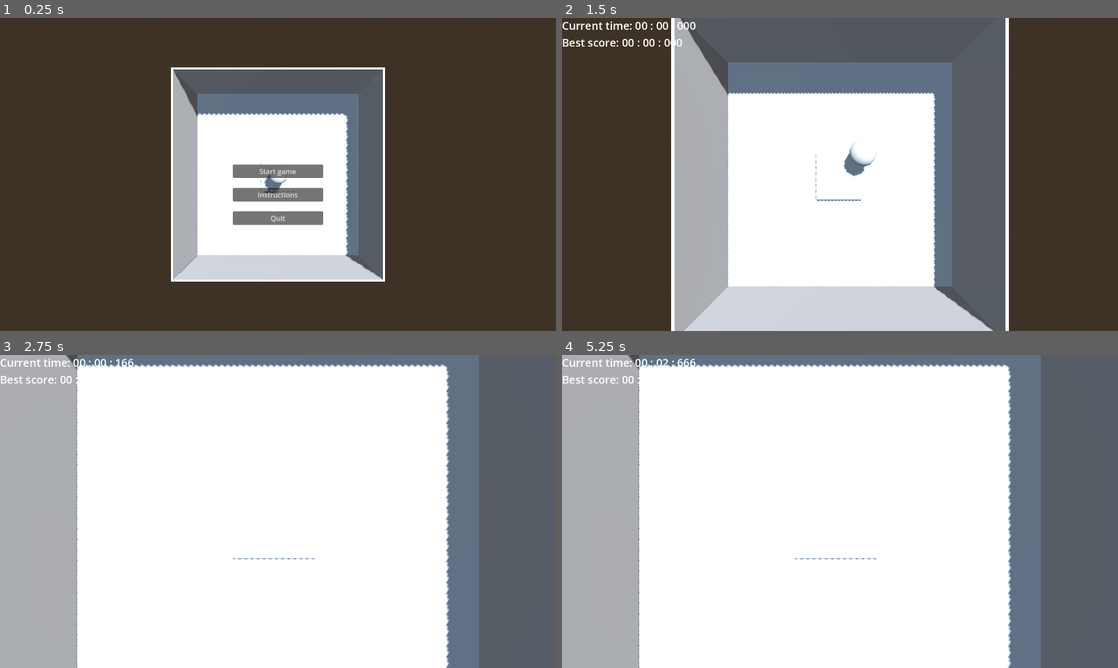
Above: before the commit, frames 1-4 (two rows, left to right).
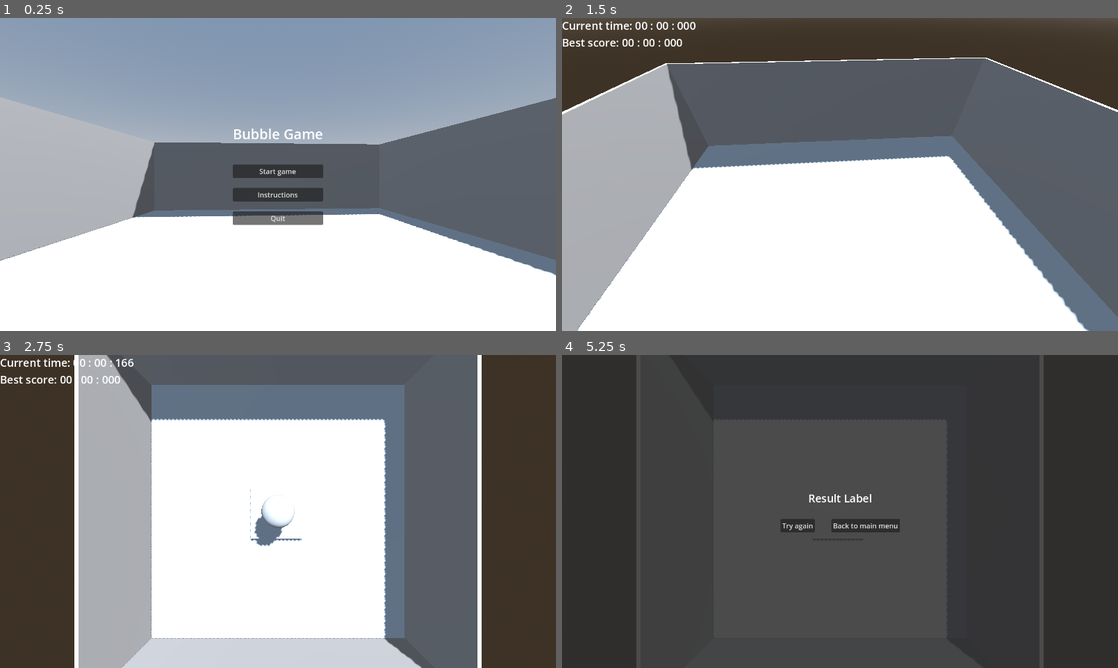
Above: after the commit, the same moments.

Repository: warriormaster12/Fsj2025
Game: Godot game, scene res://levels/actual_level.tscn
Same seed, same stepped clock (60 frames per second), same inputs: the game is played once before the commit and once after it. This scene is started directly instead of the project's main scene.
Inputs:
- Up to frame 1 (0.25 s): no input
- Up to frame 2 (1.5 s): click "Start game" at 0.5 s; tap S (move_d) at 1.35 s
- Up to frame 3 (2.75 s): tap A (move_l) at 2.1 s
- Up to frame 4 (5.25 s): tap one key every 0.75 s from 2.85 s: D (move_r) W (move_u) S (move_d) A (move_l)

The runs differ from the first frame. In frame 1, 94% of the frame differs, in the area x 0-100%, y 0-100%; in frame 2, 72%; in frame 3, 71%; in frame 4, 100%.
Error after the commit: Invalid call. Nonexistent function 'restart' in base 'Node3D (PlayerContainer)'. (res://scripts/game.gd:64)

Commit message:
Add barely functional restart

Diff:
--- a/levels/actual_level.tscn
+++ b/levels/actual_level.tscn
@@ -1,8 +1,10 @@
-[gd_scene load_steps=9 format=3 uid="uid://eidyg2m2qpb0"]
+[gd_scene load_steps=11 format=3 uid="uid://eidyg2m2qpb0"]
 
 [ext_resource type="Script" path="res://scripts/main_menu.gd" id="1_onbhf"]
 [ext_resource type="Script" path="res://scripts/level_manager.gd" id="1_s7dc4"]
 [ext_resource type="Script" path="res://scripts/game.gd" id="2_fq0ei"]
+[ext_resource type="Script" path="res://scripts/fail_container_ui.gd" id="3_3d8vx"]
+[ext_resource type="Script" path="res://scripts/player_container.gd" id="3_o60vw"]
 [ext_resource type="PackedScene" uid="uid://cwdwree8x8l0" path="res://prefabs/player/player.tscn" id="4_qfimj"]
 [ext_resource type="PackedScene" uid="uid://4tsjjid1fa65" path="res://prefabs/bubble/bubble.tscn" id="5_eyr0g"]
 
@@ -49,9 +51,23 @@
 
 [node name="CameraPosition" type="Marker3D" parent="Game/Node3D"]
 unique_name_in_owner = true
-transform = Transform3D(1, 0, 0, 0, -4.37114e-08, 1, 0, -1, -4.37114e-08, 0, 5.09212, 0)
-
-[node name="HUD" type="Control" parent="Game"]
+transform = Transform3D(1, 0, 0, 0, -4.37114e-08, 1, 0, -1, -4.37114e-08, 0, 8, 0)
+
+[node name="PlayerContainer" type="Node3D" parent="Game/Node3D"]
+unique_name_in_owner = true
+process_mode = 4
+script = ExtResource("3_o60vw")
+
+[node name="Player" parent="Game/Node3D/PlayerContainer" instance=ExtResource("4_qfimj")]
+unique_name_in_owner = true
+transform = Transform3D(1, 0, 0, 0, 1, 0, 0, 0, 1, 0, 0.5, 0)
+axis_lock_linear_y = true
+motion_mode = 0
+
+[node name="Bubble" parent="Game/Node3D/PlayerContainer" instance=ExtResource("5_eyr0g")]
+transform = Transform3D(1, 0, 0, 0, 1, 0, 0, 0, 1, 0, 1.94923, 0)
+
+[node name="HUD" type="Control" parent="."]
 unique_name_in_owner = true
 layout_mode = 3
 anchors_preset = 15
@@ -60,22 +76,80 @@
 grow_horizontal = 2
 grow_vertical = 2
 
-[node name="VBoxContainer" type="VBoxContainer" parent="Game/HUD"]
+[node name="Container" type="VBoxContainer" parent="HUD"]
 layout_mode = 1
 offset_right = 40.0
 offset_bottom = 40.0
 
-[node name="TimerLabel" type="Label" parent="Game/HUD/VBoxContainer"]
+[node name="TimerLabel" type="Label" parent="HUD/Container"]
 unique_name_in_owner = true
 layout_mode = 2
 theme_override_font_sizes/font_size = 25
 text = "Current Time: 00"
 
-[node name="BestTimeLabel" type="Label" parent="Game/HUD/VBoxContainer"]
+[node name="BestTimeLabel" type="Label" parent="HUD/Container"]
 unique_name_in_owner = true
 layout_mode = 2
 theme_override_font_sizes/font_size = 25
 text = "Best Time: 00"
+
+[node name="FailContainer" type="Control" parent="."]
+unique_name_in_owner = true
+layout_mode = 3
+anchors_preset = 15
+anchor_right = 1.0
+anchor_bottom = 1.0
+grow_horizontal = 2
+grow_vertical = 2
+script = ExtResource("3_3d8vx")
+
+[node name="ColorRect" type="ColorRect" parent="FailContainer"]
+layout_mode = 1
+anchors_preset = 15
+anchor_right = 1.0
+anchor_bottom = 1.0
+grow_horizontal = 2
+grow_vertical = 2
+color = Color(0.180392, 0.180392, 0.180392, 0.862745)
+
+[node name="Container" type="VBoxContainer" parent="FailContainer"]
+layout_mode = 1
+anchors_preset = 8
+anchor_left = 0.5
+anchor_top = 0.5
+anchor_right = 0.5
+anchor_bottom = 0.5
+offset_left = -137.5
+offset_top = -48.0
+offset_right = 137.5
+offset_bottom = 48.0
+grow_horizontal = 2
+grow_vertical = 2
+
+[node name="ResultLabel" type="Label" parent="FailContainer/Container"]
+layout_mode = 2
+theme_override_font_sizes/font_size = 25
+text = "Result Label"
+horizontal_alignment = 1
+
+[node name="Spacer" type="Control" parent="FailContainer/Container"]
+custom_minimum_size = Vector2(0, 22.52)
+layout_mode = 2
+
+[node name="HBoxContainer" type="HBoxContainer" parent="FailContainer/Container"]
+layout_mode = 2
+
+[node name="RestartButton" type="Button" parent="FailContainer/Container/HBoxContainer"]
+layout_mode = 2
+text = "Try again"
+
+[node name="Spacer" type="Control" parent="FailContainer/Container/HBoxContainer"]
+custom_minimum_size = Vector2(30, 0)
+layout_mode = 2
+
+[node name="MainMenuButton" type="Button" parent="FailContainer/Container/HBoxContainer"]
+layout_mode = 2
+text = "Back to main menu"
 
 [node name="MainMenu" type="Node" parent="."]
 script = ExtResource("1_onbhf")
@@ -139,12 +213,3 @@
 unique_name_in_owner = true
 layout_mode = 2
 text = "Quit"
-
-[node name="Player" parent="." instance=ExtResource("4_qfimj")]
-unique_name_in_owner = true
-transform = Transform3D(1, 0, 0, 0, 1, 0, 0, 0, 1, 0, 0.5, 0)
-axis_lock_linear_y = true
-motion_mode = 0
-
-[node name="Bubble" parent="." instance=ExtResource("5_eyr0g")]
-transform = Transform3D(1, 0, 0, 0, 1, 0, 0, 0, 1, 0, 1.94923, 0)
--- a/prefabs/player/player.tscn
+++ b/prefabs/player/player.tscn
@@ -17,9 +17,5 @@
 
 [node name="AnimatedSprite3D" type="AnimatedSprite3D" parent="."]
 
-[node name="Camera3D" type="Camera3D" parent="."]
-transform = Transform3D(1, 0, 0, 0, -4.37114e-08, 1, 0, -1, -4.37114e-08, 0, 11.9992, 0)
-current = true
-
 [node name="MeshInstance3D" type="MeshInstance3D" parent="."]
 mesh = SubResource("PlaneMesh_rcoeq")
--- a/project.godot
+++ b/project.godot
@@ -25,6 +25,7 @@
 window/size/viewport_height=1080
 window/size/window_width_override=1280
 window/size/window_height_override=720
+window/dpi/allow_hidpi=false
 
 [dotnet]
 
--- a/scripts/bubble.gd
+++ b/scripts/bubble.gd
@@ -13,8 +13,8 @@
 		direction = 0.75 * direction + 0.25 * Vector3(randf_range(-1, 1), 0, randf_range(-1, 1))
 		velocity = -get_gravity() * 0.5 + 4 * direction
 
+	move_and_slide()
+
 	if position.y < 1 || is_on_wall():
 		bubble_destroy.emit()
 		queue_free()
-
-	move_and_slide()
--- /dev/null
+++ b/scripts/fail_container_ui.gd
@@ -0,0 +1,18 @@
+extends Control
+
+@onready var restart_button: Button = $Container/HBoxContainer/RestartButton
+@onready var main_menu_button: Button = $Container/HBoxContainer/MainMenuButton
+
+@onready var game: Game = get_owner().game
+
+# Called when the node enters the scene tree for the first time.
+func _ready() -> void:
+	restart_button.pressed.connect(_restart_pressed)
+	main_menu_button.pressed.connect(_main_menu_pressed)
+
+
+func _restart_pressed() -> void:
+	game.restart()
+
+func _main_menu_pressed() -> void:
+	pass
--- a/scripts/game.gd
+++ b/scripts/game.gd
@@ -7,10 +7,13 @@
 var best_score: String = "00 : 00 : 000"
 
 @onready var hud: Control = %HUD
+@onready var fail_container: Control = %FailContainer
 @onready var timer_label: Label = %TimerLabel
 @onready var best_time_label: Label = %BestTimeLabel
 
 @onready var camera_marker: Marker3D = %CameraPosition
+
+@onready var player_container: PlayerContainer = %PlayerContainer
 
 @onready var level_manager: LevelManager = get_owner()
 
@@ -24,6 +27,10 @@
 		start()
 	else:
 		hud.visible = false
+		player_container.process_mode = Node.PROCESS_MODE_DISABLED
+		player_container.visible = false
+
+	fail_container.visible = false
 
 # Called every frame. 'delta' is the elapsed time since the previous frame.
 func _process(delta: float) -> void:
@@ -38,9 +45,26 @@
 
 	await move_camera()
 	timer_on = true
+	player_container.process_mode = Node.PROCESS_MODE_INHERIT
+	player_container.visible = true
+
+func restart() -> void:
+	timer = 0.0
+	timer_label.text = "Current time: 00 : 00 : 000"
+	timer_on = true
+	hud.visible = true
+	fail_container.visible = false
+	player_container.visible = true
+	player_container.process_mode = Node.PROCESS_MODE_INHERIT
 
 func end() -> void:
 	timer_on = false
+	hud.visible = false
+	fail_container.visible = true
+	player_container.restart()
+	player_container.visible = false
+	player_container.process_mode = Node.PROCESS_MODE_DISABLED
+
 
 func move_camera() -> void:
 	camera.reparent(world)
@@ -62,4 +86,5 @@
 	var minutes: float = fmod(timer, 60 * 60) / 60
 
 	var text: String = "Current time: %02d : %02d : %03d" % [minutes, seconds, mills]
+	best_score = "Best time: %02d : %02d : %03d" % [minutes, seconds, mills]
 	timer_label.text = text
--- /dev/null
+++ b/scripts/player_container.gd
@@ -0,0 +1,18 @@
+extends Node3D
+class_name PlayerContainer
+
+var original_positions: Array[Vector3] = []
+
+# Called when the node enters the scene tree for the first time.
+func _ready() -> void:
+	for child in get_children():
+		if child is Node3D:
+			var node: Node3D = child
+			original_positions.push_back(node.position)
+
+func reset_positions() -> void:
+	for i in get_child_count():
+		var child: Node = get_child(i)
+		if child is Node3D:
+			var node: Node3D = child
+			node.position = original_positions[i]
